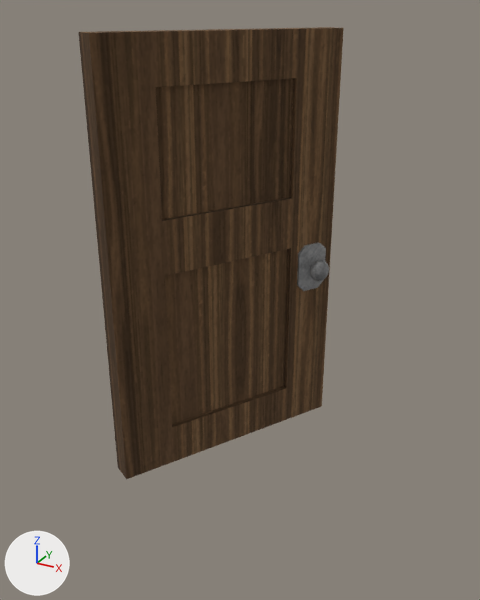
One commit to the glTF model assets/models/door_2.glb: the scene before it, then after it.
Camera for both pictures: a 50 mm camera at (1.47, -2.55, 2.6) aimed at (-0.17, 0.43, 1.11). Every picture has the same lights, and +X, +Y and +Z are marked at lower left. Both versions are drawn at frame 15 of the action 'Close'; the numbers are the values there. Objects named as collision shapes, trigger or cutter boxes, shadow casters or lower levels of detail are left out.

The first picture shows 'Door', 'Handle'.
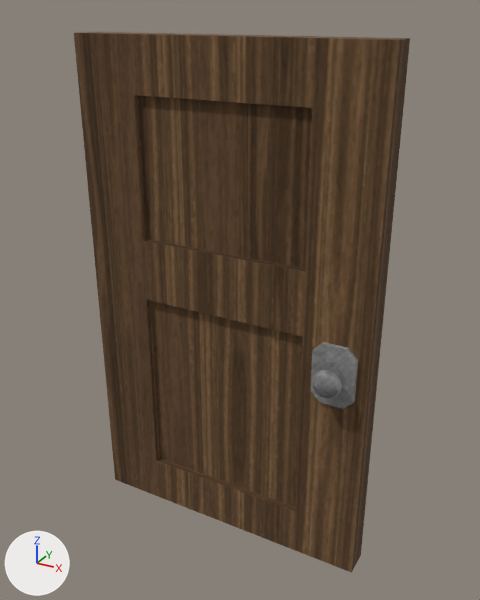
Where the change shows, as pixel boxes [x1, y1, x2, y2] in the pictures (480 x 600 px):
'Door', turned
    before: [79, 27, 344, 479]
    after: [74, 32, 410, 573]
'Handle', turned
    before: [297, 242, 329, 291]
    after: [310, 342, 358, 409]

Diff of the bpy script that builds the scene:
```diff
--- a/assets/models/door_2.glb.py
+++ b/assets/models/door_2.glb.py
@@ ob_door @@
 ob_door.location = (-0.75, 0.0, 1.25)
-ob_door.rotation_euler = (0.0, 0.0, 1.068)  # degrees (0, 0, 61)
```
